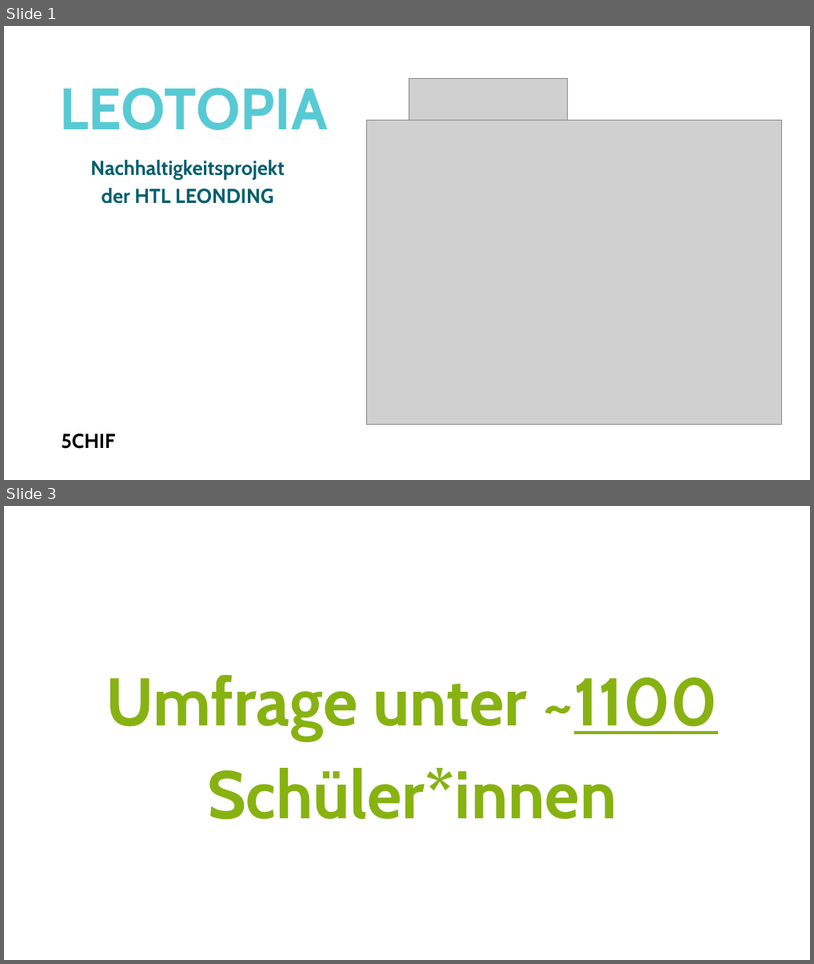
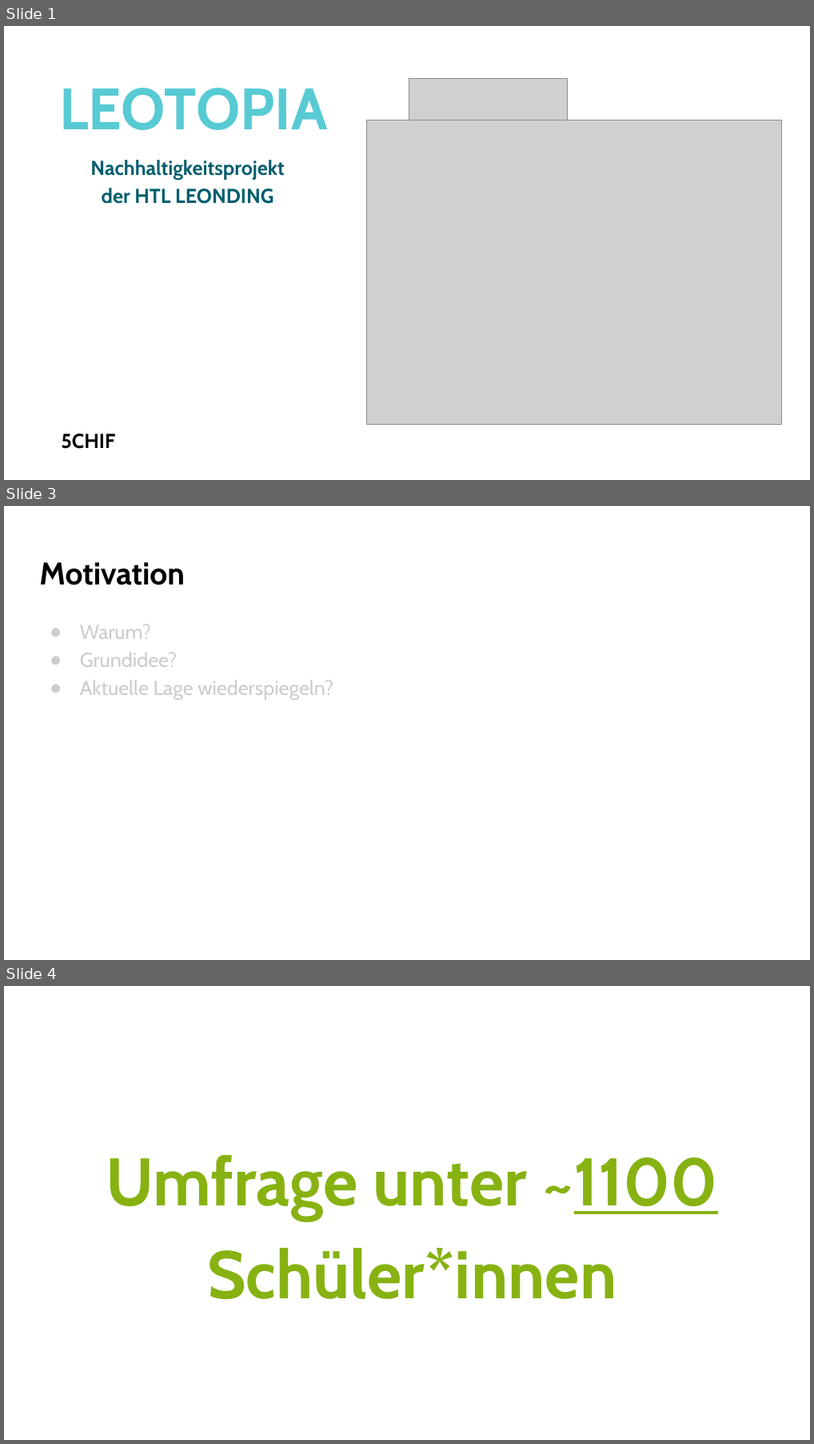
Before and after one commit to Nydery/leotopia, a slide deck: pptx/ProjectAward.pptx. Shown one above the other, each under a label of ours: slides 1 and 3 before the commit, slides 1, 3 and 4 after it; the slides between them are not shown. The pictures are 814x964 and 814x1444 pixels, drawn with LibreOffice and Linux fonts; fonts in the diff are those of the drawing; grey boxes stand for pictures. Boxes give left, top, right and bottom in pixels: in the first picture for what was removed or moved away, otherwise in the second. Text is boxed around its words. In the diff, an @@ line names an element or a change of style, - is before the commit and + after.

```diff
--- a/pptx/ProjectAward.pptx
+++ b/pptx/ProjectAward.pptx
@@ slide 3 added at <box>4,506,810,960</box>, background #FFFFFF @@
@@ title added at <box>39,562,185,585</box>, 28 pt, text #000000, bold @@
+Motivation
@@ text added at <box>80,624,334,700</box>, 18 pt, text #CCCCCC @@
+● Warum?
+● Grundidee?
+● Aktuelle Lage wiederspiegeln?
@@ what was slide 3 is now slide 4 @@
```
Also in this commit, not shown: 3 slides changed, 1 other slide added, 1 slide removed, 5 other files.
